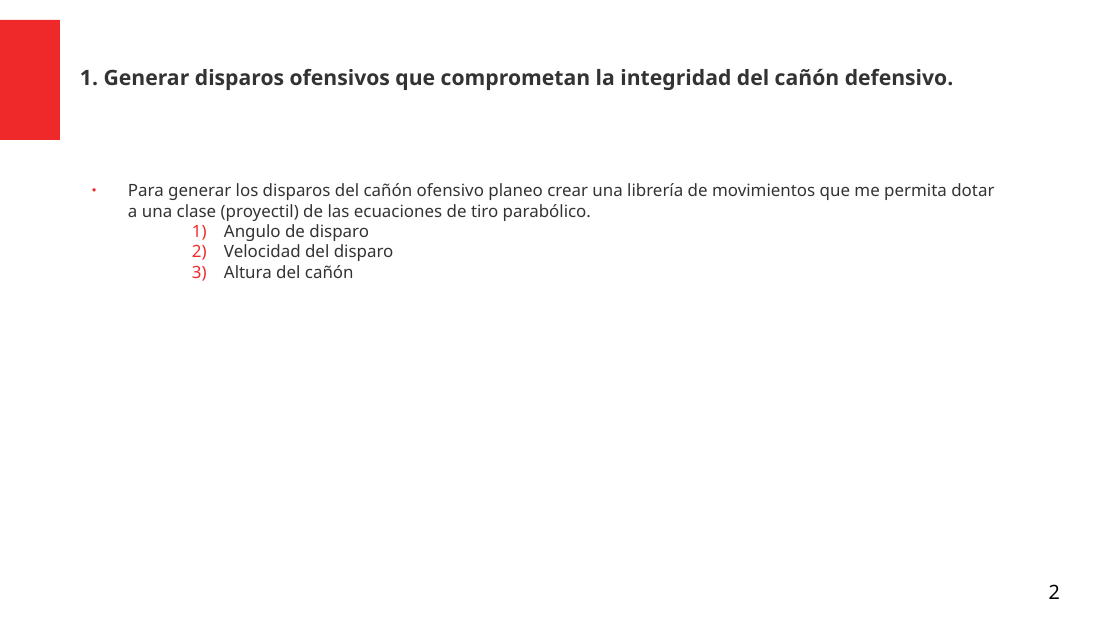
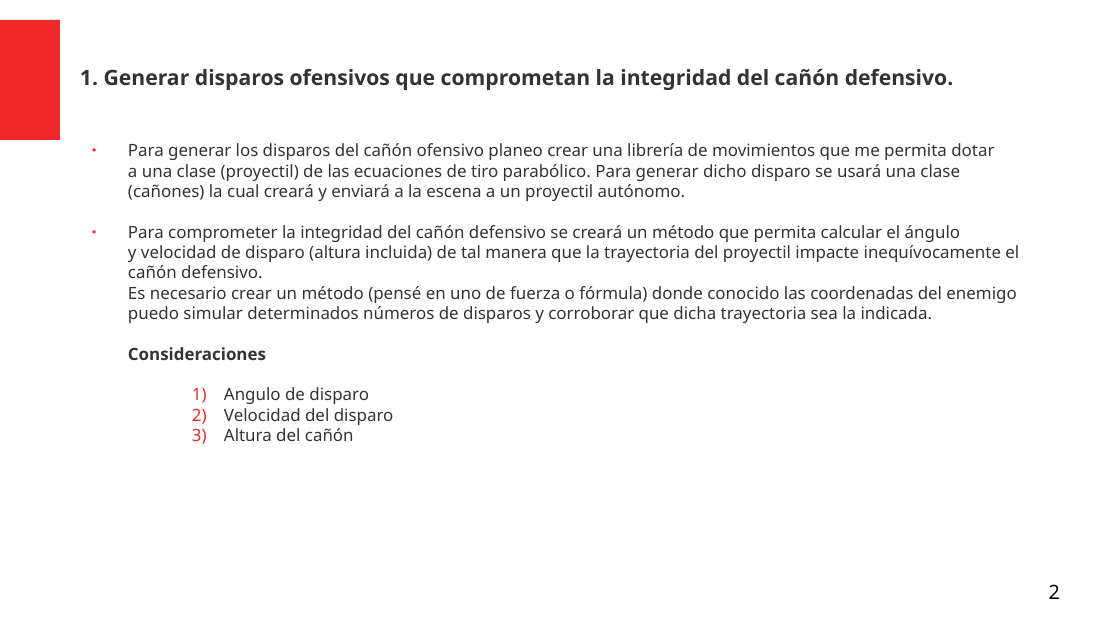
Before and after one commit to Julian-guillermo-zapata-rugeles/parcial-3, a slide deck: slide 2 of Analisis_Problema_Editable.odp. Drawn at 1120x630 pixels with LibreOffice and Linux fonts; fonts in the diff are those of the drawing. Boxes give left, top, right and bottom in pixels: in the first picture for what was removed or moved away, otherwise in the second. Text is boxed around its words. In the diff, an @@ line names an element or a change of style, - is before the commit and + after.

Commit message:
continuación del análisis 1 literal

```diff
--- a/Analisis_Problema_Editable.odp
+++ b/Analisis_Problema_Editable.odp
@@ text "Para generar los disparos del ...": place and size @@
-text "Para generar los disparos del ..." at (128,183,994,278)
+text "Para generar los disparos del ..." at (128,143,1019,441)
@@ text at (128,164,1019,360): text changed @@
-a una clase (proyectil) de las ecuaciones de tiro parabólico.
+a una clase (proyectil) de las ecuaciones de tiro parabólico. Para generar dicho disparo se usará una clase
+(cañones) la cual creará y enviará a la escena a un proyectil autónomo.
+● Para comprometer la integridad del cañón defensivo se creará un método que permita calcular el ángulo
+y velocidad de disparo (altura incluida) de tal manera que la trayectoria del proyectil impacte inequívocamente el cañón defensivo.
+Es necesario crear un método (pensé en uno de fuerza o fórmula) donde conocido las coordenadas del enemigo
+puedo simular determinados números de disparos y corroborar que dicha trayectoria sea la indicada.
+Consideraciones
```
